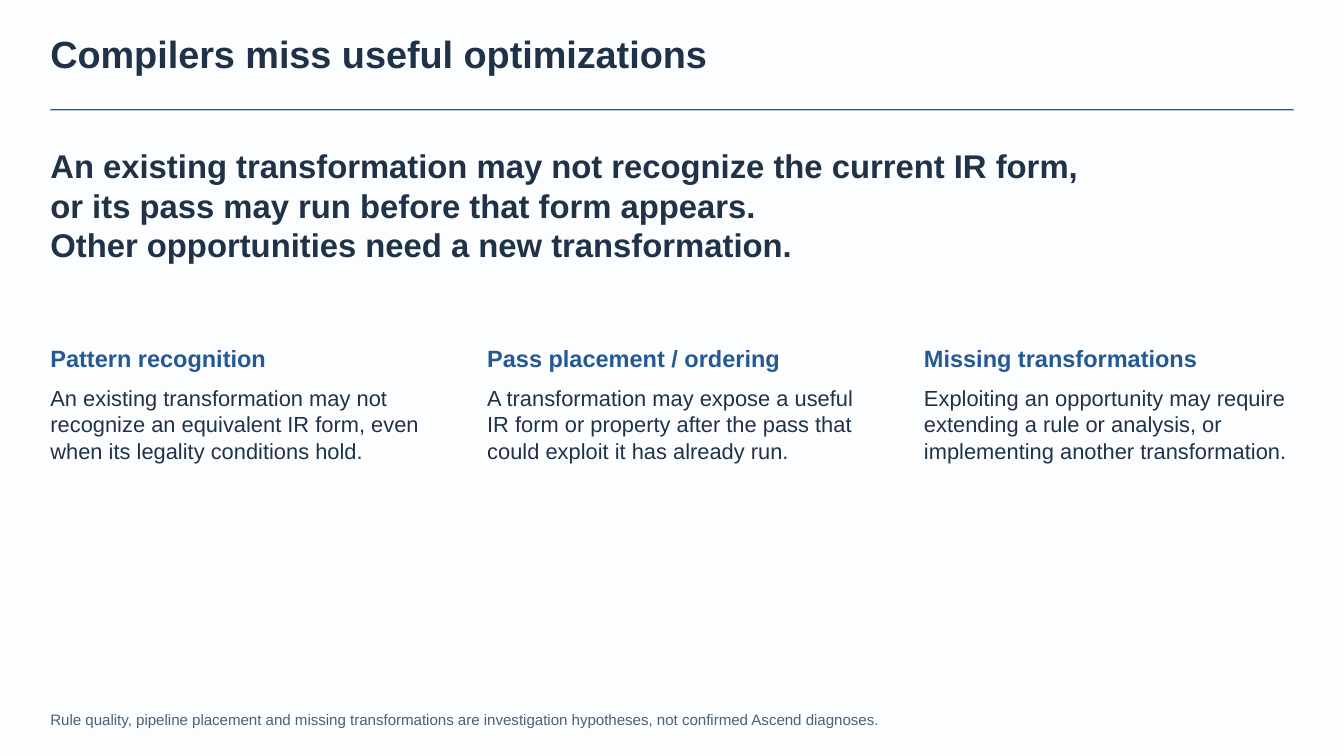
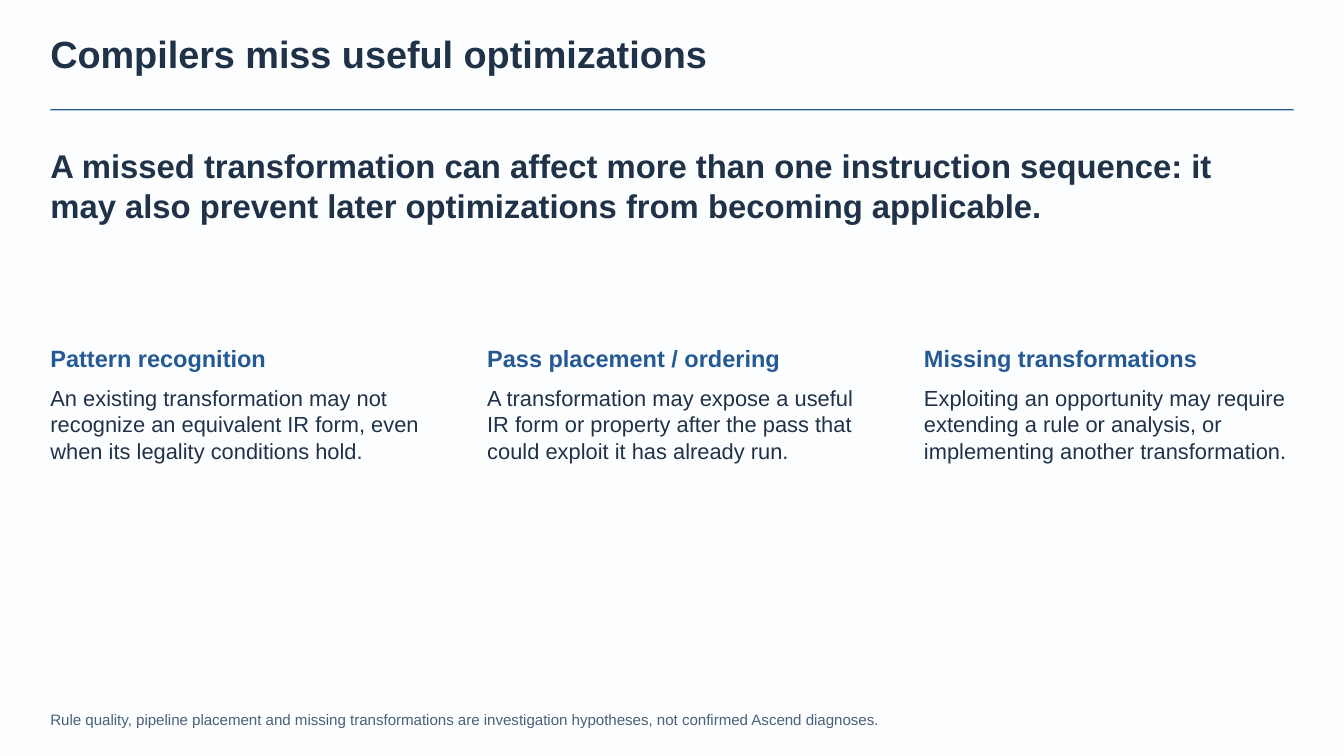
Before and after one commit to BonZirka/ascend-npu-optimization-research, a slide deck: slide 1 of output/ascend-optimization-pitch/ascend-optimization-technical.pptx. Drawn at 1344x756 pixels with LibreOffice and Linux fonts; fonts in the diff are those of the drawing. Boxes give left, top, right and bottom in pixels: in the first picture for what was removed or moved away, otherwise in the second. Text is boxed around its words. In the diff, an @@ line names an element or a change of style, - is before the commit and + after.

Commit message:
Try a consequence-focused premise on slide one
Replace the repeated mechanism summary with the proposed effect on downstream optimizations. Preserve the rest of the latest PPTX and refresh its PDF and preview.

```diff
--- a/output/ascend-optimization-pitch/ascend-optimization-technical.pptx
+++ b/output/ascend-optimization-pitch/ascend-optimization-technical.pptx
@@ text at [50,154,1211,224]: text changed @@
-An existing transformation may not recognize the current IR form,
-or its pass may run before that form appears.
-Other opportunities need a new transformation.
+A missed transformation can affect more than one instruction sequence: it may also prevent later optimizations from becoming applicable.
```
Also in this commit, not shown: 4 other files.
